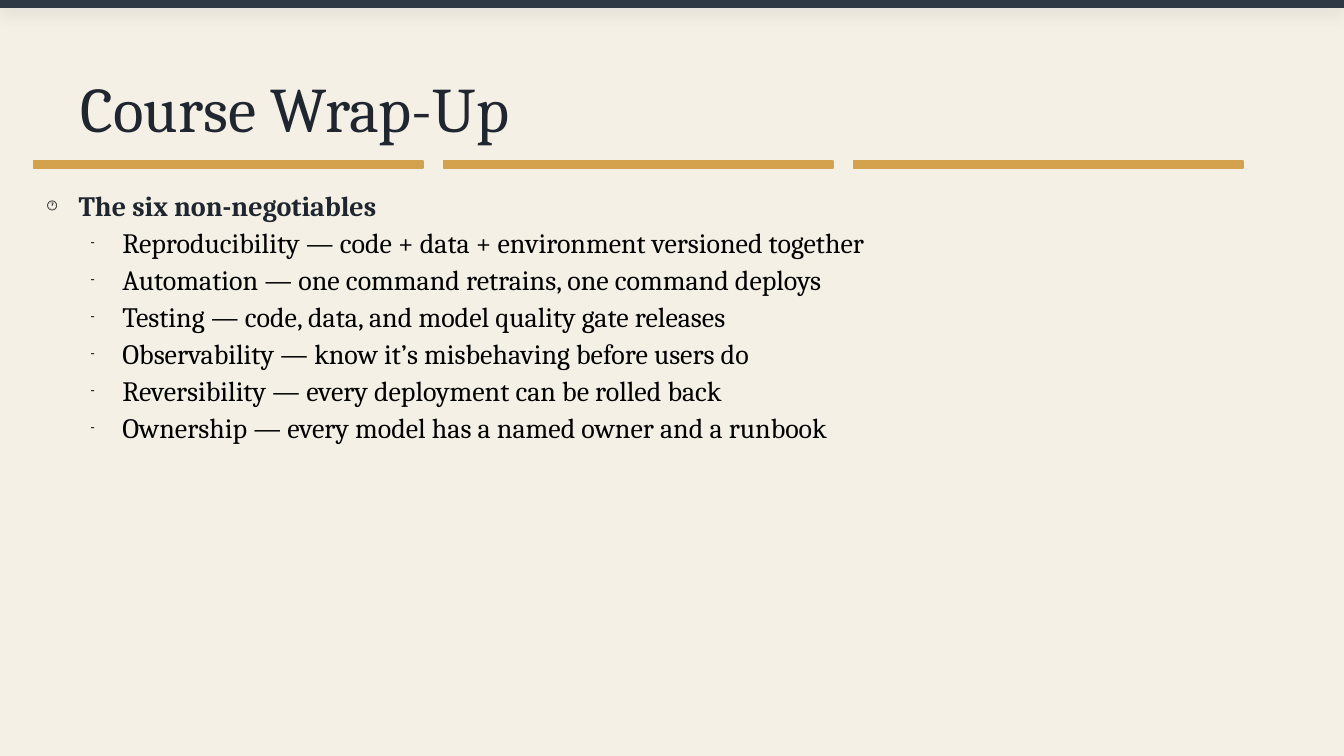
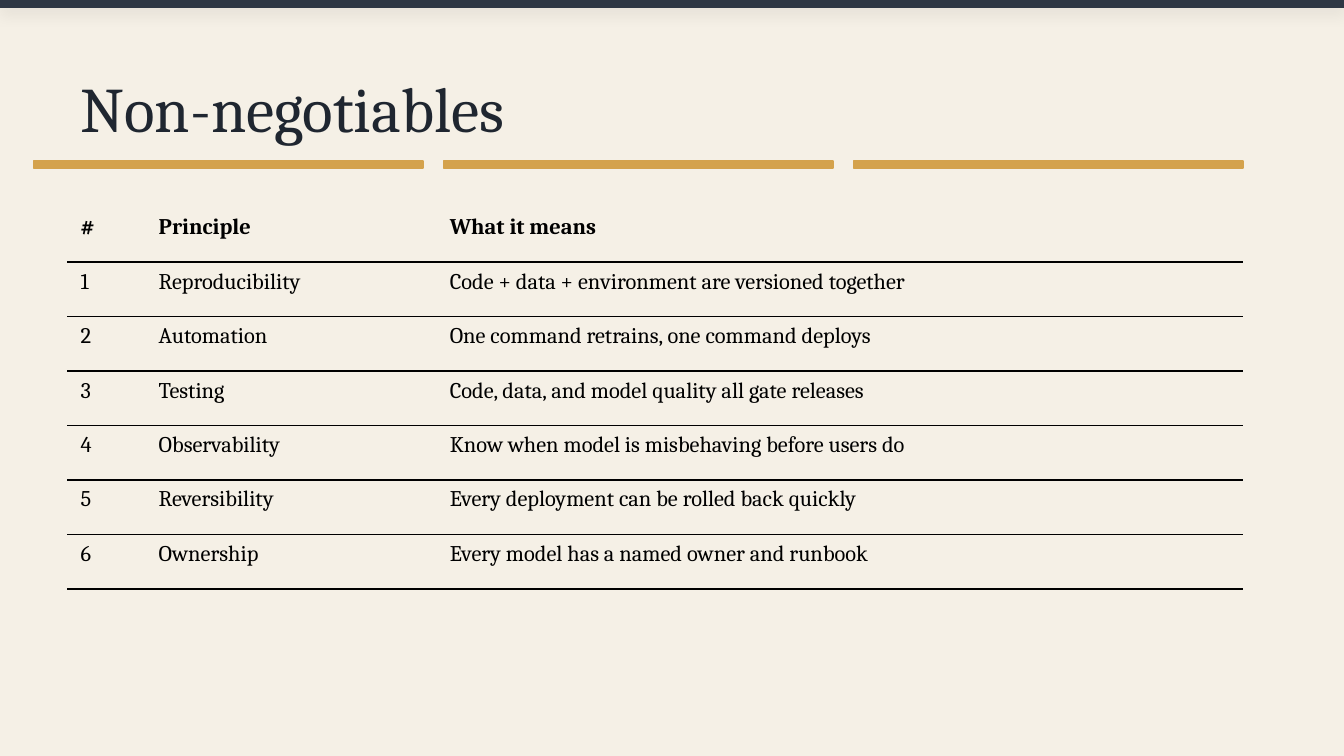
Before and after one commit to davejeon/dsr_ml_ops, a slide deck: slide 49 of day2_slides.pptx (slide 19 before the commit). Drawn at 1344x756 pixels with LibreOffice and Linux fonts; fonts in the diff are those of the drawing. Boxes give left, top, right and bottom in pixels: in the first picture for what was removed or moved away, otherwise in the second. Text is boxed around its words. In the diff, an @@ line names an element or a change of style, - is before the commit and + after.

```diff
--- a/day2_slides.pptx
+++ b/day2_slides.pptx
@@ title at bbox=[81, 88, 504, 146]: text changed @@
-Course Wrap-Up
+Non-negotiables
@@ table added at bbox=[67, 207, 1243, 589], 7 rows, 3 columns @@
+# | Principle | What it means
+1 | Reproducibility | Code + data + environment are versioned together
+2 | Automation | One command retrains, one command deploys
+3 | Testing | Code, data, and model quality all gate releases
+4 | Observability | Know when model is misbehaving before users do
+5 | Reversibility | Every deployment can be rolled back quickly
+6 | Ownership | Every model has a named owner and runbook
@@ text removed at bbox=[79, 196, 864, 444] @@
-🕐 The six non-negotiables
-– Reproducibility — code + data + environment versioned together
-– Automation — one command retrains, one command deploys
-– Testing — code, data, and model quality gate releases
-– Observability — know it’s misbehaving before users do
-– Reversibility — every deployment can be rolled back
-– Ownership — every model has a named owner and a runbook
```
Also in this commit, not shown: 16 other slides changed, 31 slides added, 1 slide removed, 2 other files.
